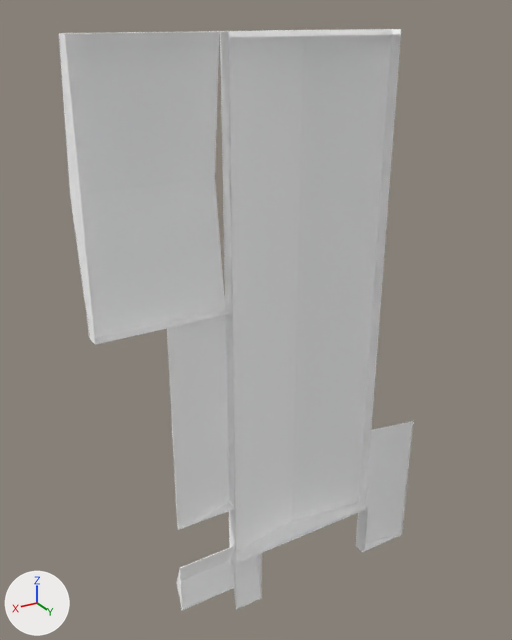
The glTF model assets/units/pd2_mod_hwu/architecture/warehouse/ext_warehouse_roof.glb as it was, and as the next commit left it.
One viewpoint serves both versions: a 50 mm camera at (48.8, 64.9, 67.0) aimed at (8.7, -1.8, 33.6). Arrows for +X, +Y and +Z are at lower left; the lights stay in place. Where no turn or scale is listed for an object, it has been applied to the vertices. Vertices at the same position are counted once.

The first picture shows 'g_g'.
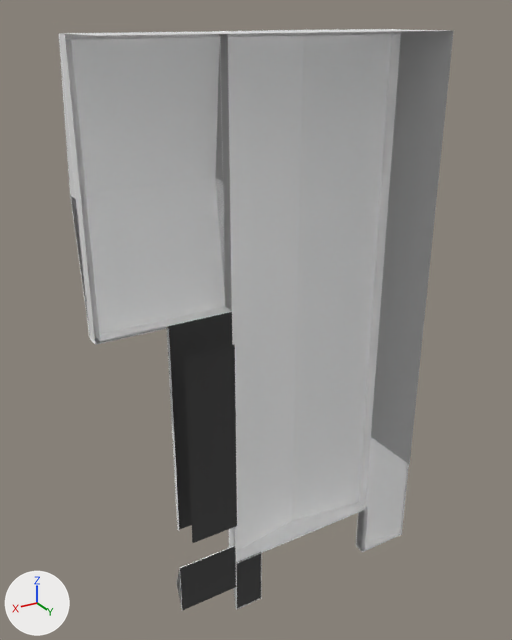
Commit message: Roof Design finish

What differs and where, as boxes [x1, y1, x2, y2] in the pictures (512 x 640 px):
'g_g', recoloured, reshaped: before [59, 29, 413, 610]; after [59, 29, 409, 611]
's_s', added: after [59, 29, 454, 606]
part 1 of me_g_g, added: after [215, 108, 226, 307]
part 2 of me_g_g, added: after [71, 37, 225, 334]
part 3 of me_g_g, built on: before [64, 29, 395, 549]; after [66, 29, 407, 611]

The change, as a list of edits to the scene's bpy script:
```text
Change mat_mat_ind_ext_level_roof_big:
    where n0 = _N.new('ShaderNodeBsdfPrincipled'); n0.name = 'Principled BSDF'
    remove n0.inputs[0].default_value = (1.0, 1.0, 1.0, 1.0)  # 'Base Color', white #ffffff
    add n2 = _N.new('ShaderNodeVertexColor'); n2.name = 'Color Attribute'
    add _L.new(n2.outputs[0], n0.inputs[0])  # 'Color' to 'Base Color'
Add mat_lux_int_01_wallpapertile_b:
    mat_lux_int_01_wallpapertile_b = bpy.data.materials.new('lux_int_01_wallpapertile_b')
    mat_lux_int_01_wallpapertile_b.use_nodes = True; mat_lux_int_01_wallpapertile_b.node_tree.nodes.clear()
    _N = mat_lux_int_01_wallpapertile_b.node_tree.nodes; _L = mat_lux_int_01_wallpapertile_b.node_tree.links
    n0 = _N.new('ShaderNodeBsdfPrincipled'); n0.name = 'Principled BSDF'
    n0.inputs[1].default_value = 1.0  # 'Metallic'
    n0.inputs[2].default_value = 1.0  # 'Roughness'
    n1 = _N.new('ShaderNodeOutputMaterial'); n1.name = 'Material Output'
    n2 = _N.new('ShaderNodeVertexColor'); n2.name = 'Color Attribute'
    _L.new(n0.outputs[0], n1.inputs[0])  # 'BSDF' to 'Surface'
    _L.new(n2.outputs[0], n0.inputs[0])  # 'Color' to 'Base Color'
Add mat_shadow_caster:
    mat_shadow_caster = principled_material('shadow_caster')
    mat_shadow_caster.base_color = (0.8, 0.8, 0.8)  # white #e7e7e7
Change me_g_g:
    used by ob_g_g; location = (0.0, 0.0, 0.0)
    remove me_g_g.from_pydata(...)  # 359 vertices, 314 faces; spans x -17.0..29.0, y -3.4..0.0, z -8.0..65.5
    add me_g_g.from_pydata(...)  # 458 vertices, 398 faces; spans x -17.0..29.0, y -3.4..4.1, z -8.0..65.5
    me_g_g part 1: the loose piece of 6 vertices spanning x 29.0, y -3.4..-1.6, z 36.0..65.5 is copied, and the copy is scaled about its middle by (1, 1.05, 0.974), then moved by (-16.0, 0.1, -0.1); it spans x 13.0, y -3.3..-1.4, z 36.3..65.0
    me_g_g part 2: a new loose piece of 14 vertices spanning x 13.0..28.4, y -3.4..-1.6, z 36.3..65.0, in mat_mat_ind_ext_level_roof_big
    me_g_g part 3
    12 vertices are removed from x -9.5..13.0, y -1.6..0.0, z 12.2..65.5
    20 faces are deleted
    55 vertices are added at x -16.5..28.5, y -3.3..4.1, z -8.0..65.0
    6 new vertices lie (37.5, 0.0, 0.0) away from vertices in x -9.0, y -1.6..0.0, z 65.0
    6 new vertices lie (0.0, 0.0, -28.7) away from vertices in x 28.5, y -1.6..0.0, z 65.0
    7 new vertices lie (-15.5, 0.0, 0.0) away from vertices in x 28.5, y -1.6..0.0, z 36.3
    5 new vertices lie (-7.0, 0.0, 0.0) away from vertices in x -9.5, y -0.1..0.0, z -7.8..12.2
    6 new vertices lie (0.0, 0.0, 65.2) away from vertices in x -6.3..10.2, y -2.8..-2.0, z 0.3
    76 new faces join them, mat_mat_ind_ext_level_roof_big
    8 new faces join them, mat_lux_int_01_wallpapertile_b
    add me_g_g.materials.append(mat_lux_int_01_wallpapertile_b)
Add me_s_s:
    me_s_s.from_pydata(...)  # 63 vertices, 49 faces; spans x -16.9..29.0, y -3.4..7.9, z -8.0..65.5
    me_s_s.materials.append(mat_shadow_caster)  # white #e7e7e7
Add ob_s_s:
    ob_s_s = bpy.data.objects.new('s_s', me_s_s)
    ob_s_s.location = (0.0, 0.0, 0.0)
```
